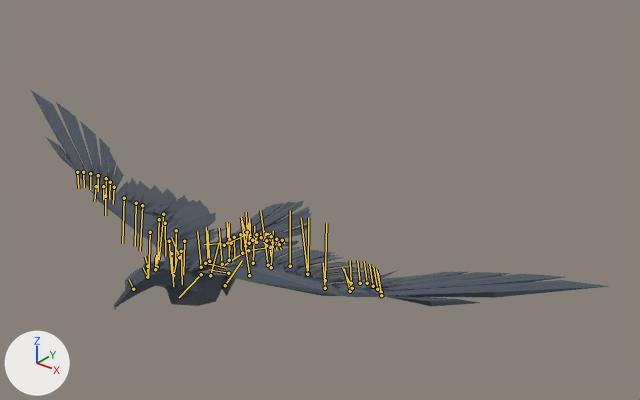
Before and after pictures for a commit that changed the FBX model ggj15/Assets/blackBird_Soar_v001.fbx.
Before and after are seen from a 50 mm camera at (0.859, -0.808, 0.83) aimed at (0.104, 0.136, 0.244). The axes (+X, +Y, +Z) are drawn at lower left. The lights are the same throughout. Both versions are drawn at frame 7 of the action 'Take 001'; the numbers are the values there. The bones that bend it are drawn over the model as lines.

Objects in the first picture: 'blackBird_GEO'.
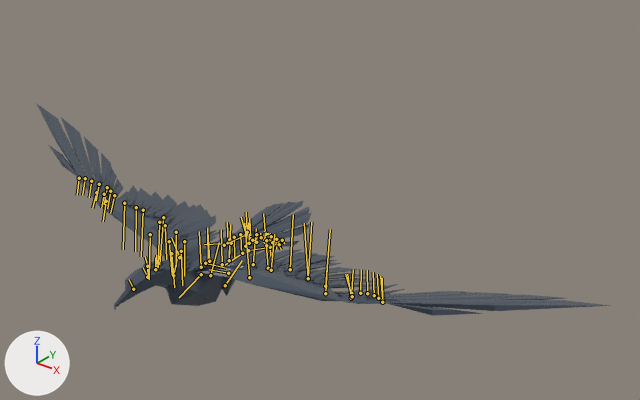
Location of each change, (x1, y1, x2, y2) in pixels of the pictures (640 x 400 px):
'blackBird_GEO', posed
    before: (31, 91, 610, 310)
    after: (36, 103, 611, 316)
bone 'LeftArm', root to tip
    before: (201, 267) to (197, 231)
    after: (201, 267) to (199, 231)
bone 'LeftWrist', root to tip
    before: (325, 288) to (323, 263)
    after: (325, 293) to (327, 267)
bone 'RightArm', root to tip
    before: (171, 253) to (173, 286)
    after: (171, 253) to (174, 287)
bone 'RightWrist', root to tip
    before: (105, 196) to (105, 215)
    after: (106, 201) to (103, 221)

The change, as a list of edits to the scene's bpy script:
```text
Change bone_leftarm:
    where bone_leftarm = bpy.data.objects['Armature'].pose.bones['LeftArm']  # child of 'Hips'
    bone_leftarm.rotation_quaternion: (1.0, 0.0, 0.0, 0.013) -> (1.0, 0.0, 0.0, -0.01)  # degrees (0, 0, 1) -> degrees (0, 0, -1)
Change bone_leftwrist:
    where bone_leftwrist = bpy.data.objects['Armature'].pose.bones['LeftWrist']  # child of 'LeftElbow'
    bone_leftwrist.rotation_quaternion: (1.0, 0.0, 0.0, 0.0) -> (0.996, -0.086, 0.0, -0.003)  # degrees (0, 0, 0) -> degrees (-10, 0, 0)
Change bone_rightarm:
    where bone_rightarm = bpy.data.objects['Armature'].pose.bones['RightArm']  # child of 'Hips'
    bone_rightarm.rotation_quaternion: (1.0, 0.0, 0.0, 0.013) -> (1.0, 0.0, 0.0, -0.013)  # degrees (0, 0, 1) -> degrees (0, 0, -1)
Change bone_rightwrist:
    where bone_rightwrist = bpy.data.objects['Armature'].pose.bones['RightWrist']  # child of 'RightElbow'
    bone_rightwrist.rotation_quaternion: (1.0, 0.0, 0.0, 0.0) -> (0.996, -0.084, 0.001, 0.002)  # degrees (0, 0, 0) -> degrees (-10, 0, 0)
```
